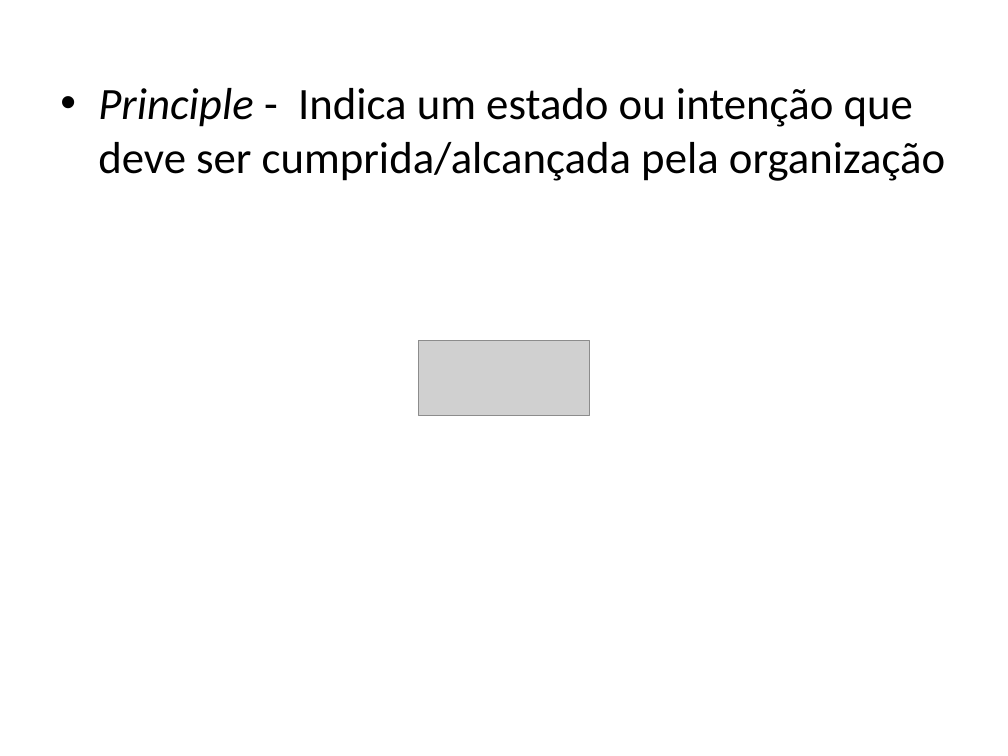
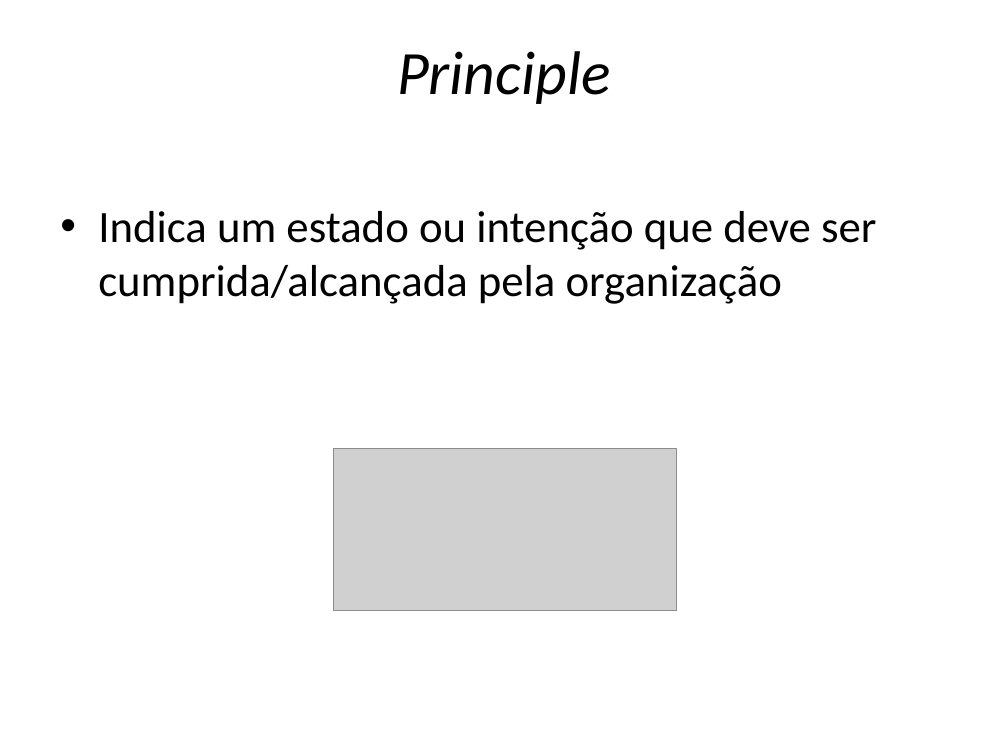
Before and after one commit to Vanzz/Educacao, a slide deck: slide 11 of Archimate/Archimate Curso/Curso Archimate - Aula 3.pptx. Drawn at 1008x756 pixels with LibreOffice and Linux fonts; fonts in the diff are those of the drawing; grey boxes stand for pictures. Boxes give left, top, right and bottom in pixels: in the first picture for what was removed or moved away, otherwise in the second. Text is boxed around its words. In the diff, an @@ line names an element or a change of style, - is before the commit and + after.

```diff
--- a/Archimate/Archimate Curso/Curso Archimate - Aula 3.pptx
+++ b/Archimate/Archimate Curso/Curso Archimate - Aula 3.pptx
@@ title added at box(397, 51, 610, 104), 44 pt, text #000000, italic @@
+Principle
@@ text at box(98, 211, 876, 304): text changed @@
-• Principle - Indica um estado ou intenção que deve ser cumprida/alcançada pela organização
+• Indica um estado ou intenção que deve ser cumprida/alcançada pela organização
@@ picture: place and size @@
-picture at box(418, 341, 589, 416)
+picture at box(334, 449, 676, 611)
```
Also in this commit, not shown: 6 other slides changed, 1 slide added, 1 slide removed, 14 other files.
